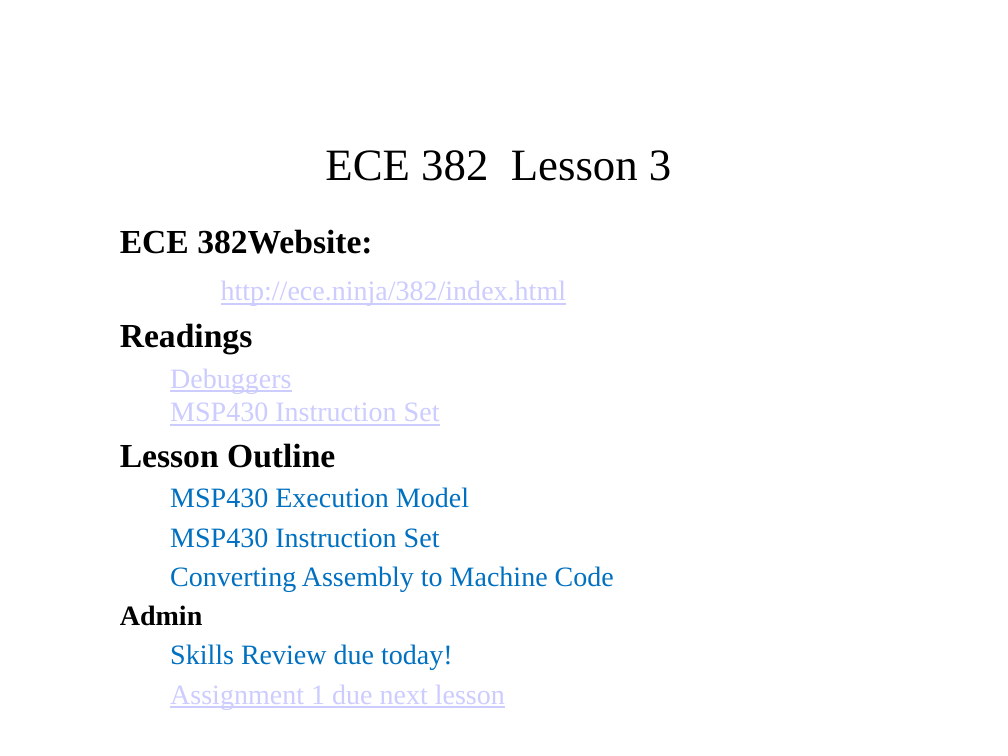
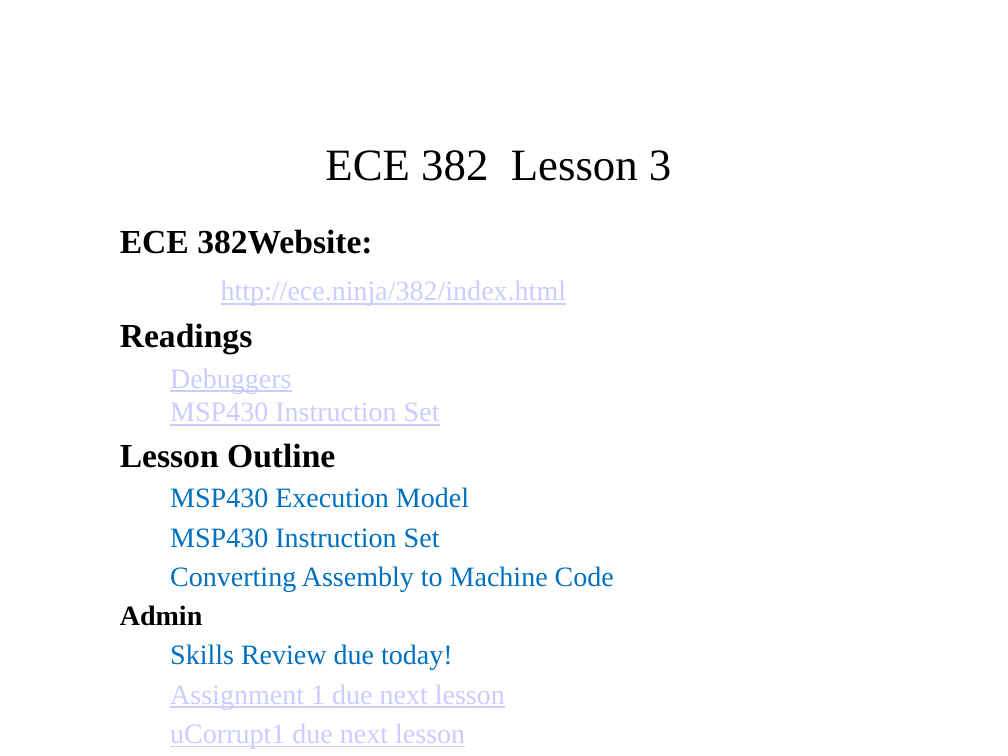
Before and after one commit to pw4rn3r/ECE382, a slide deck: slide 1 of notes/L3/Lsn3.pptx. Drawn at 1008x756 pixels with LibreOffice and Linux fonts; fonts in the diff are those of the drawing. Boxes give left, top, right and bottom in pixels: in the first picture for what was removed or moved away, otherwise in the second. Text is boxed around its words. In the diff, an @@ line names an element or a change of style, - is before the commit and + after.

Commit message:
Updating Lesson 2 and Lesson 3 slides.

```diff
--- a/notes/L3/Lsn3.pptx
+++ b/notes/L3/Lsn3.pptx
@@ subtitle at (170, 724, 465, 748): paragraph added @@
+  uCorrupt1 due next lesson
```
Also in this commit, not shown: 1 other slide changed, 1 other file.
